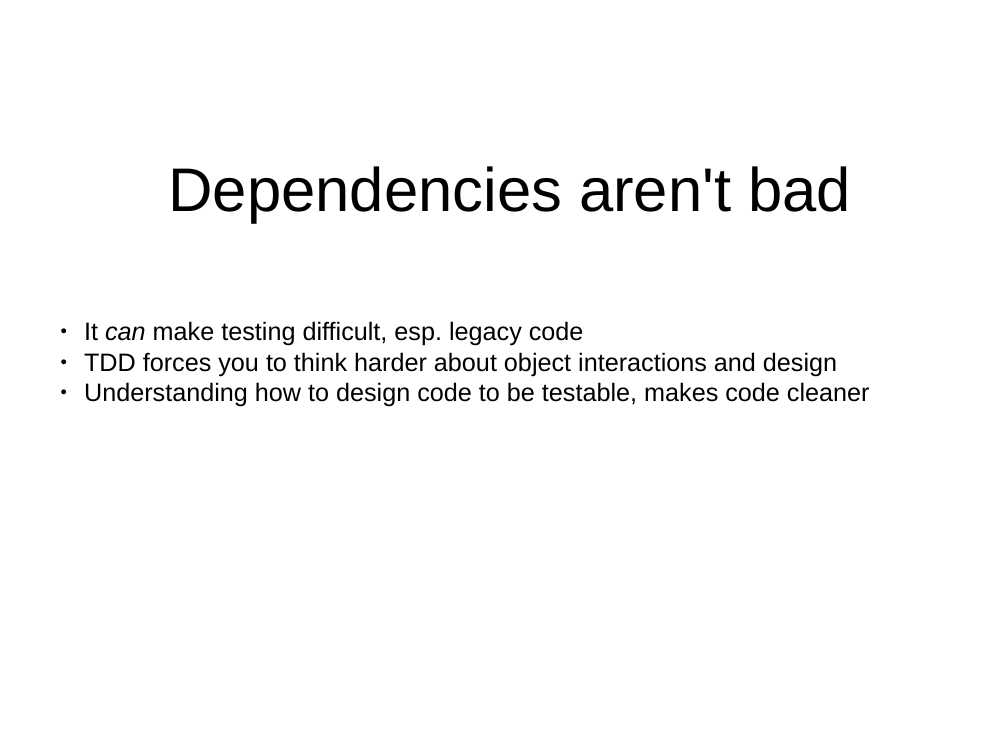
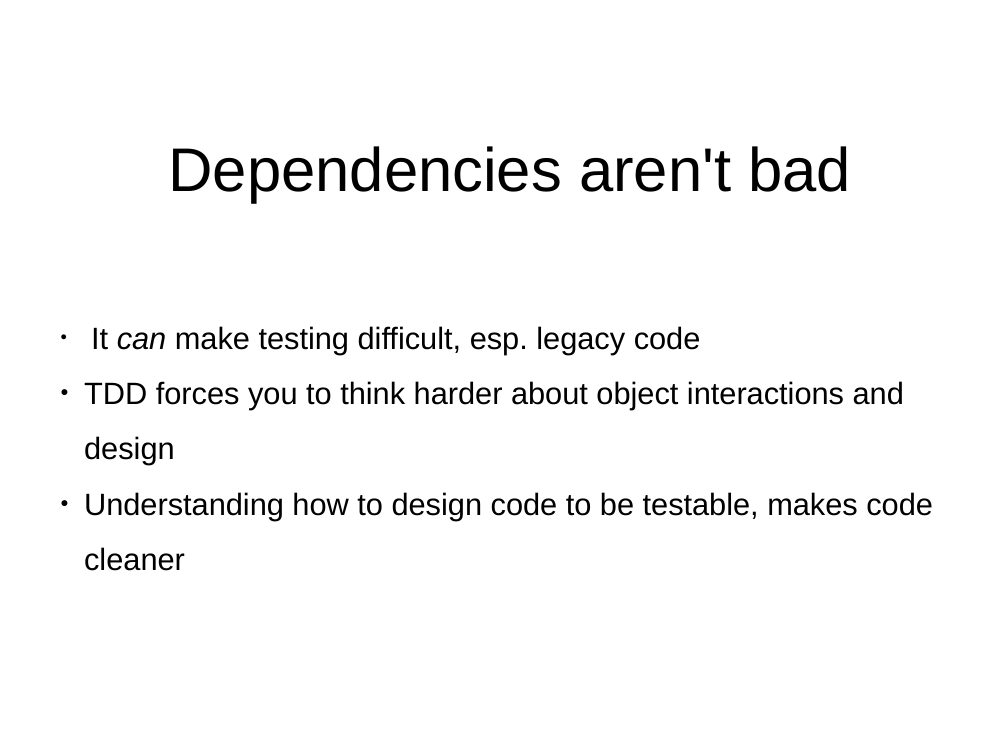
Before and after one commit to virtix/swe-795, a slide deck: slide 8 of doc/Test Doubles and Dependency Design.pptx. Drawn at 1008x756 pixels with LibreOffice and Linux fonts; fonts in the diff are those of the drawing. Boxes give left, top, right and bottom in pixels: in the first picture for what was removed or moved away, otherwise in the second. Text is boxed around its words. In the diff, an @@ line names an element or a change of style, - is before the commit and + after.

```diff
--- a/doc/Test Doubles and Dependency Design.pptx
+++ b/doc/Test Doubles and Dependency Design.pptx
@@ text "Dependencies aren't bad": place and size @@
-text "Dependencies aren't bad" at (168,166,851,222)
+text "Dependencies aren't bad" at (168,146,851,202)
@@ text "It can make testing difficult, ..." at (84,326,933,571): size 18 to 22 pt; line spacing 1 to 1.5 @@
```
Also in this commit, not shown: 11 other slides changed, 2 slides added, 2 other files.
